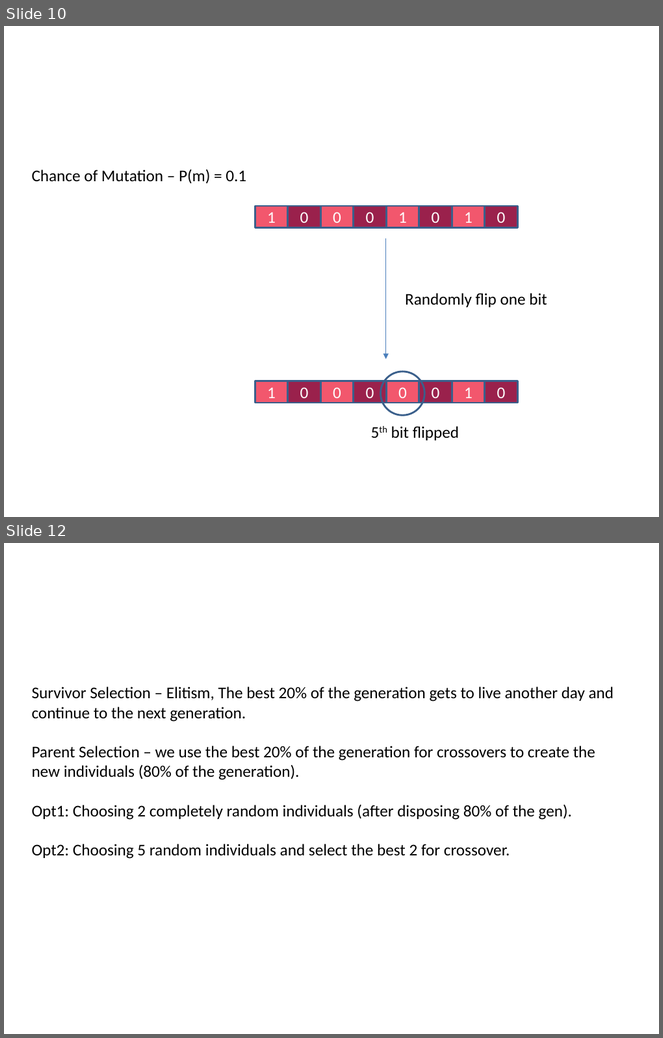
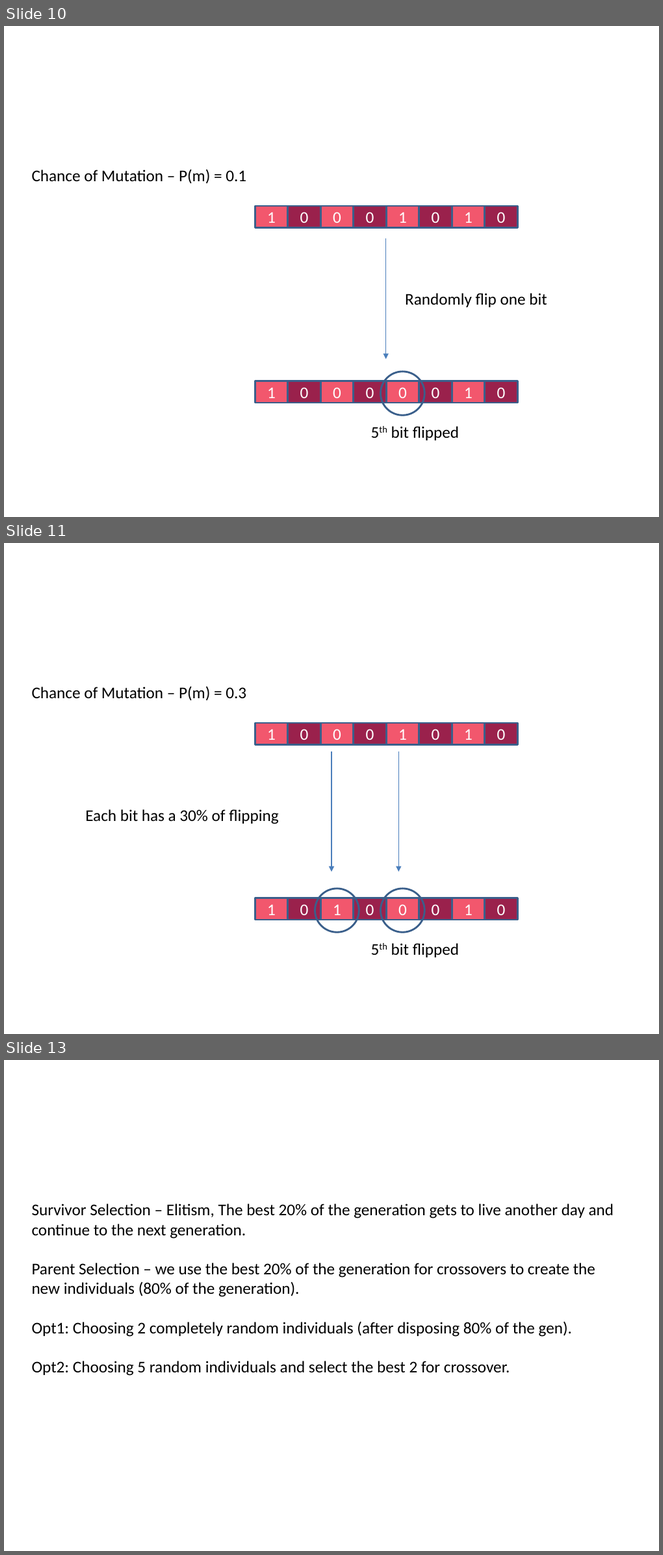
Before and after one commit to LironAvr/EvolutionaryLightsUp, a slide deck: presentation.pptx. Shown one above the other, each under a label of ours: slides 10 and 12 before the commit, slides 10, 11 and 13 after it; the slides between them are not shown. The pictures are 663x1038 and 663x1555 pixels, drawn with LibreOffice and Linux fonts; fonts in the diff are those of the drawing; background and template pictures are left out. Boxes give left, top, right and bottom in pixels: in the first picture for what was removed or moved away, otherwise in the second. Text is boxed around its words. In the diff, an @@ line names an element or a change of style, - is before the commit and + after.

```diff
--- a/presentation.pptx
+++ b/presentation.pptx
@@ slide 11 added at bbox=[4, 543, 659, 1034], background picture (left out) @@
@@ title added at bbox=[36, 570, 540, 614], 32.4 pt, text #FFFFFF @@
+Mutation2
@@ text added at bbox=[32, 686, 246, 701], 18 pt, text #000000 @@
+Chance of Mutation – P(m) = 0.3
@@ group added at bbox=[255, 723, 518, 745]: 8 rectangles @@
+1
+0
+0
+0
+1
+0
+1
+0
@@ arrow added from (332, 752) to (332, 872), #4B7EBC 0.75 pt @@
@@ arrow added from (399, 752) to (399, 872), #4B7EBC 0.75 pt @@
@@ text added at bbox=[85, 809, 278, 824], 18 pt, text #000000 @@
+Each bit has a 30% of flipping
@@ ellipse added at bbox=[315, 889, 359, 933], outline #3A5F8C 2 pt @@
@@ ellipse added at bbox=[381, 889, 425, 933], outline #3A5F8C 2 pt @@
@@ rectangle added at bbox=[255, 898, 287, 920], fill #F2576D, outline #3A5F8C 2 pt, 18 pt, text #FFFFFF @@
+1
@@ rectangle added at bbox=[287, 898, 321, 920], fill #9A214C, outline #3A5F8C 2 pt, 18 pt, text #FFFFFF @@
+0
@@ rectangle added at bbox=[321, 898, 353, 920], fill #F2576D, outline #3A5F8C 2 pt, 18 pt, text #FFFFFF @@
+1
@@ rectangle added at bbox=[353, 898, 386, 920], fill #9A214C, outline #3A5F8C 2 pt, 18 pt, text #FFFFFF @@
+0
@@ rectangle added at bbox=[387, 898, 419, 920], fill #F2576D, outline #3A5F8C 2 pt, 18 pt, text #FFFFFF @@
+0
@@ rectangle added at bbox=[419, 898, 452, 920], fill #9A214C, outline #3A5F8C 2 pt, 18 pt, text #FFFFFF @@
+0
@@ rectangle added at bbox=[452, 898, 485, 920], fill #F2576D, outline #3A5F8C 2 pt, 18 pt, text #FFFFFF @@
+1
@@ rectangle added at bbox=[485, 898, 518, 920], fill #9A214C, outline #3A5F8C 2 pt, 18 pt, text #FFFFFF @@
+0
@@ text added at bbox=[391, 943, 459, 958], 18 pt, text #000000 @@
+5th bit flipped
@@ what was slide 12 is now slide 13 @@
```
Also in this commit, not shown: 1 slide changed.
